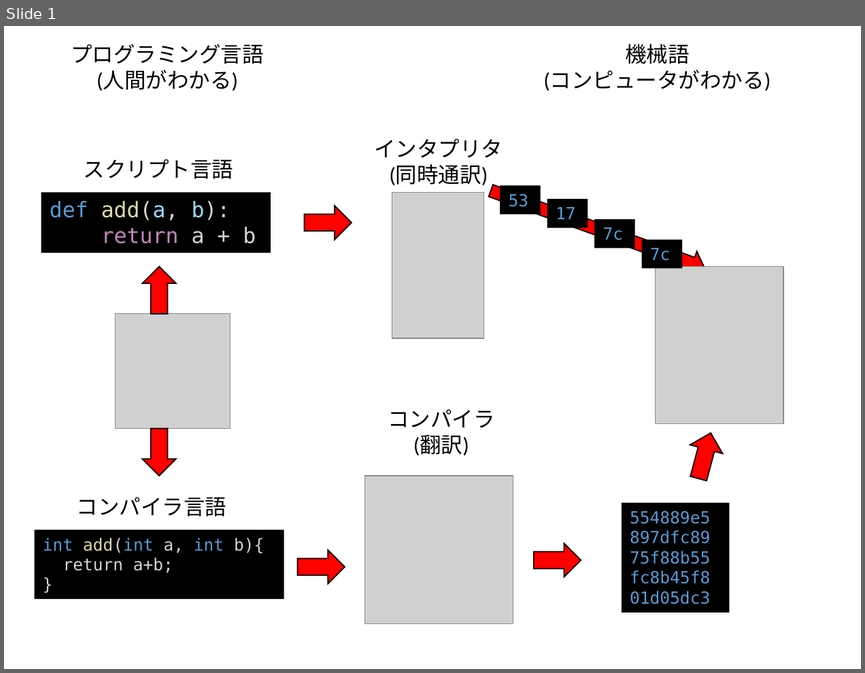
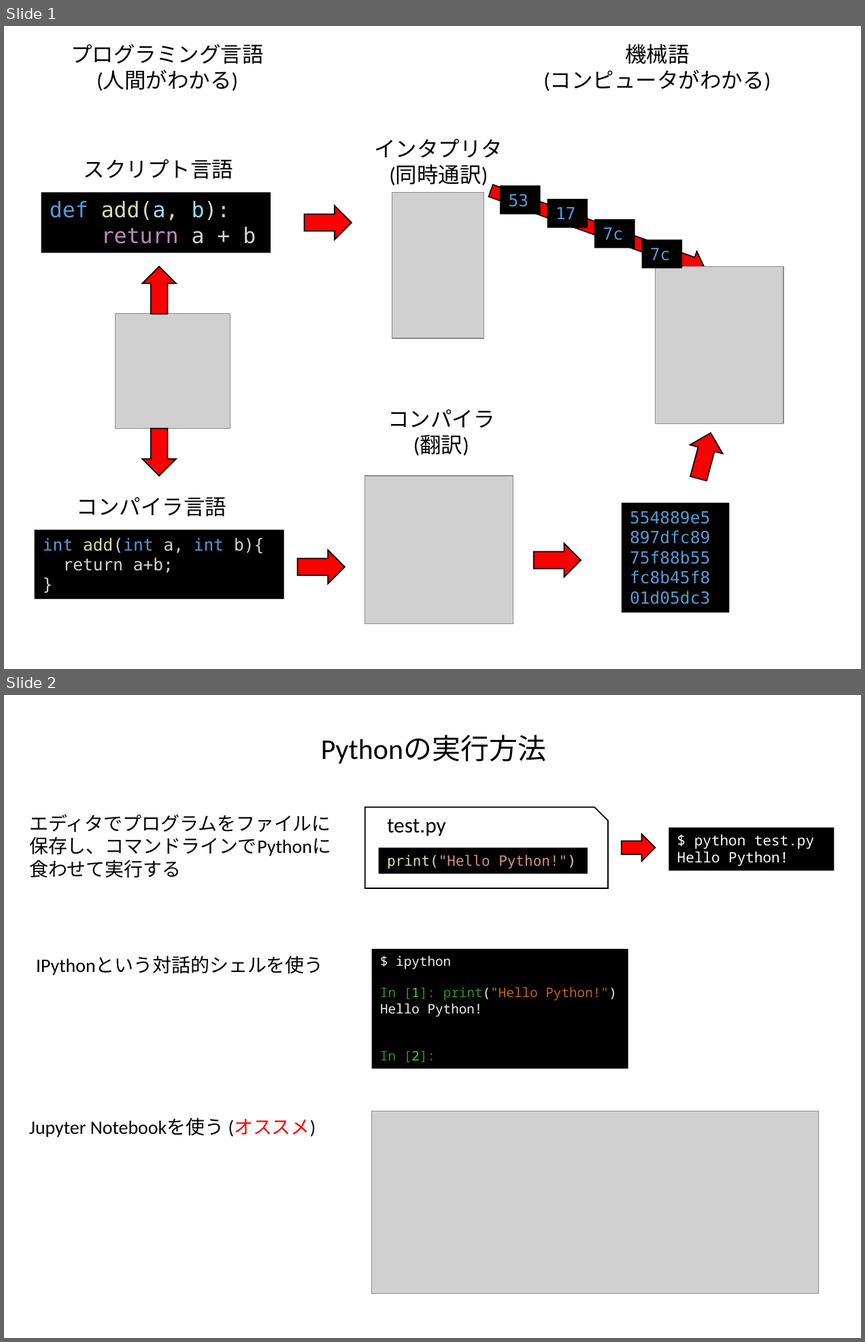
Before and after one commit to kaityo256/python_zero, a slide deck: what/fig/fig.pptx. Shown one above the other, each under a label of ours: slide 1 before the commit, slides 1 and 2 after it. The pictures are 865x673 and 865x1342 pixels, drawn with LibreOffice and Linux fonts; fonts in the diff are those of the drawing; grey boxes stand for pictures. Boxes give left, top, right and bottom in pixels: in the first picture for what was removed or moved away, otherwise in the second. Text is boxed around its words. In the diff, an @@ line names an element or a change of style, - is before the commit and + after.

```diff
--- a/what/fig/fig.pptx
+++ b/what/fig/fig.pptx
@@ slide 2 added at (4,695,861,1338), background #FFFFFF @@
@@ text added at (321,735,546,764), 24 pt, text #000000 @@
+Pythonの実行方法
@@ text added at (29,814,331,856), 16 pt, text #000000 @@
+エディタでプログラムをファイルに保存し、コマンドラインでPythonに食わせて実行する
@@ snip rect added at (364,807,607,888), outline #000000 1 pt @@
@@ text added at (387,819,446,836), 18 pt, text #000000 @@
+test.py
@@ right arrow added at (621,834,654,860), fill #FF0000, outline #000000 1 pt @@
@@ rectangle added at (669,828,834,870), fill #000000, 12 pt, text #FFFFFF @@
+$ python test.py
+Hello Python!
@@ rectangle added at (379,847,587,873), fill #000000, 12 pt, text #CE9178 @@
+print("Hello Python!")
@@ text added at (36,956,324,975), 16 pt, text #000000 @@
+IPythonという対話的シェルを使う
@@ rectangle added at (372,949,628,1068), fill #000000, 11 pt, text #F2F2F2 @@
+$ ipython
+In [1]: print("Hello Python!")
+Hello Python!
+In [2]:
@@ text added at (29,1118,316,1137), 16 pt, text #000000 @@
+Jupyter Notebookを使う (オススメ)
@@ picture added at (372,1110,818,1293) @@
```
Also in this commit, not shown: 3 other files.
